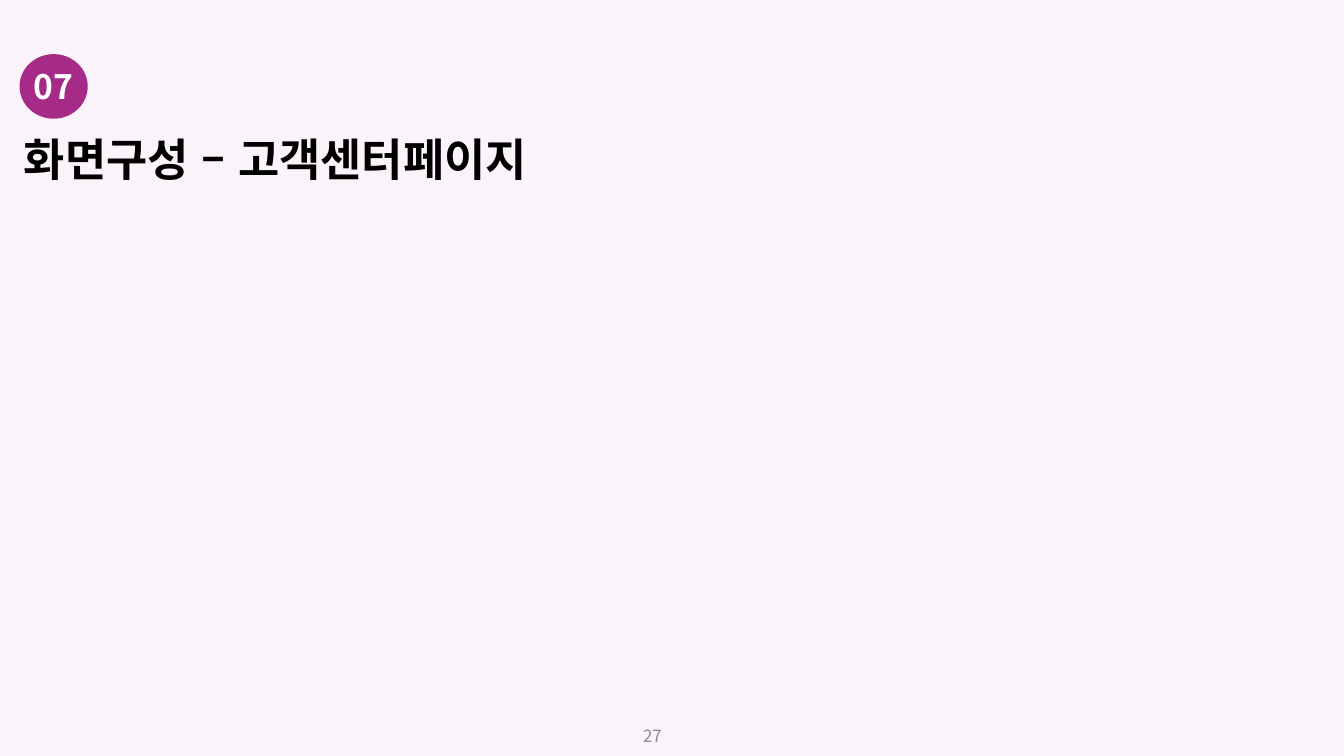
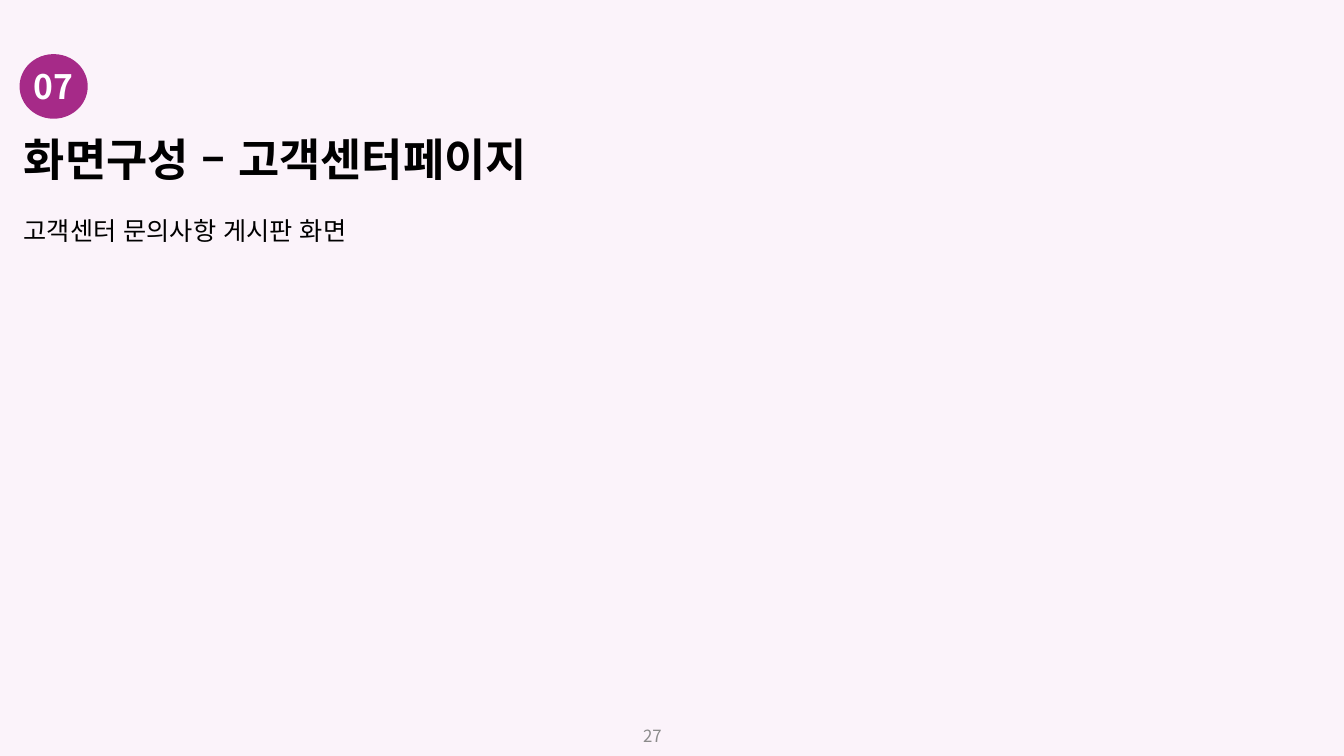
Before and after one commit to martket-berry/Teamproject, a slide deck: slide 27 of MartketMerry/documents/MarketMerry_portfolio.pptx. Drawn at 1344x756 pixels with LibreOffice and Linux fonts; fonts in the diff are those of the drawing. Boxes give left, top, right and bottom in pixels: in the first picture for what was removed or moved away, otherwise in the second. Text is boxed around its words. In the diff, an @@ line names an element or a change of style, - is before the commit and + after.

```diff
--- a/MartketMerry/documents/MarketMerry_portfolio.pptx
+++ b/MartketMerry/documents/MarketMerry_portfolio.pptx
@@ text added at box(24, 219, 346, 242), 18 pt, text #000000 @@
+고객센터 문의사항 게시판 화면
```
Also in this commit, not shown: 5 other slides changed.
